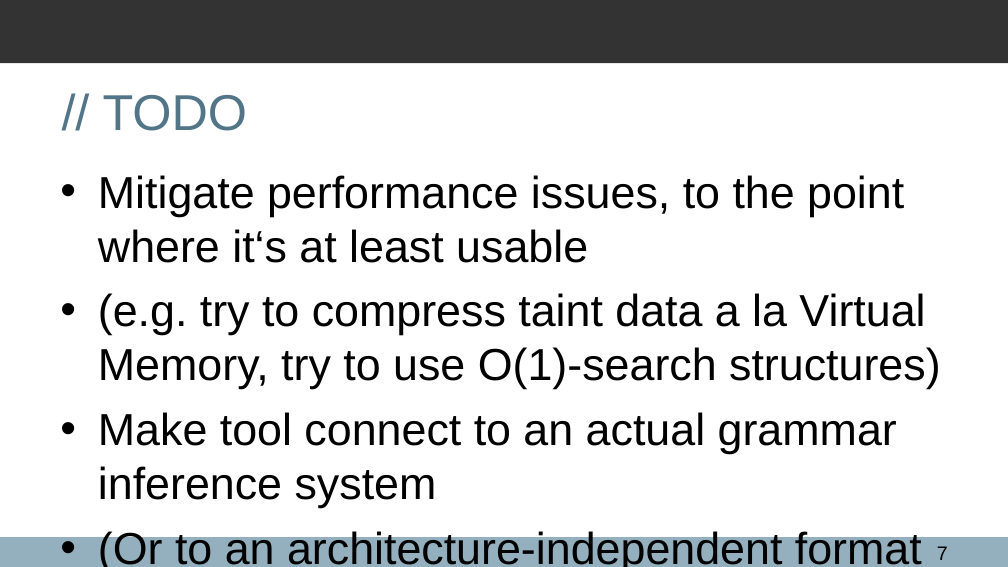
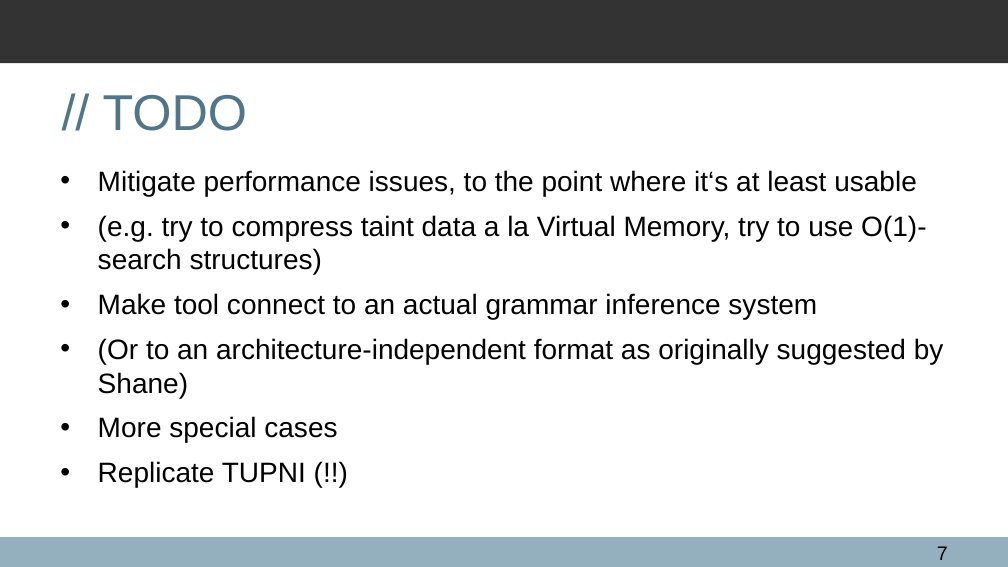
Before and after one commit to Pavlos1/GRTrace, a slide deck: slide 7 of papers/presentation.ppt. Drawn at 1008x567 pixels with LibreOffice and Linux fonts; fonts in the diff are those of the drawing; background and template pictures are left out. Boxes give left, top, right and bottom in pixels: in the first picture for what was removed or moved away, otherwise in the second. Text is boxed around its words. In the diff, an @@ line names an element or a change of style, - is before the commit and + after.

Commit message:
Presentation: Fixed formatting SNAFU

```diff
--- a/papers/presentation.ppt
+++ b/papers/presentation.ppt
@@ text "Mitigate performance issues, to the ..." at box(98, 170, 944, 487): size 32 to 20 pt @@
```
Also in this commit, not shown: 5 other slides changed, 1 other file.
